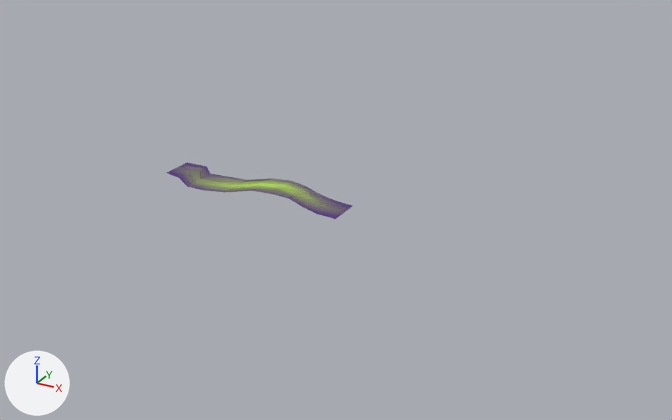
One commit to the FBX model 4_Mesh_Exports/Final_Mesh/SM_River.fbx: the scene before it, then after it.
Before and after are seen from a 50 mm camera at (236.0, -384.0, 167.0) aimed at (39.0, -27.0, -12.0). Lighting does not change. The marker at lower left points along +X, +Y and +Z. The picture after the commit comes second.

Names of what the first picture shows: 'River'.
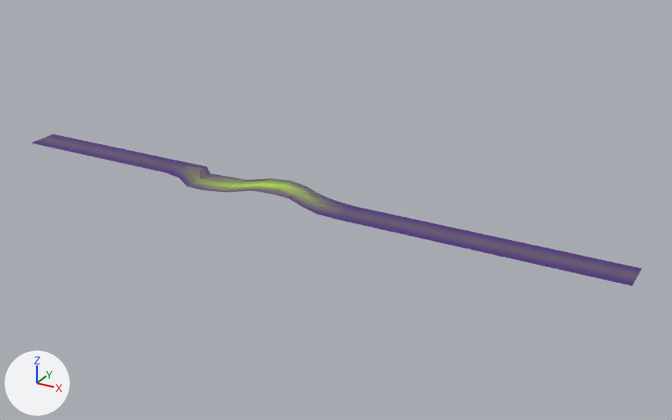
Commit message: River mesh completed

Boxes [x1, y1, x2, y2] around the edits, measured in the pictures (672 x 420 px):
```json
{"object": "River", "change": "reshaped", "before": [167, 163, 352, 219], "after": [32, 134, 642, 286], "on screen": "228% wider, 168% taller"}
{"part": 1, "of": "me_grid_002", "change": "added", "after": [32, 134, 187, 173], "on screen": "purple"}
{"part": 2, "of": "me_grid_002", "change": "added", "after": [336, 206, 642, 286], "on screen": "purple"}
```

Scene script edits in JSON lines:
```json
{"block": "me_grid_002", "where": "# used by ob_river; location = (0.0, -35.3, -7.8)"}
{"op": "remove", "block": "me_grid_002", "code": "me_grid_002.from_pydata(...)  # 341 vertices, 300 faces; spans x -51.1..51.3, y -15.1..15.8, z 2.4..3.8"}
{"op": "add", "block": "me_grid_002", "code": "me_grid_002.from_pydata(...)  # 403 vertices, 360 faces; spans x -144.5..182.5, y -15.1..15.8, z 2.4..3.8"}
{"block": "me_grid_002", "change": "me_grid_002 part 1"}
{"block": "me_grid_002", "change": "4 vertices are added at (-144.5, 4.2, 2.9), (-144.5, 4.8, 2.9), (-144.5, 5.4, 2.9), (-144.5, 5.9, 2.8)"}
{"block": "me_grid_002", "change": "27 new vertices lie (-93.4, 0.0, 0.0) away from vertices in x -51.1, y -5.5..11.5, z 2.9..3.0"}
{"block": "me_grid_002", "change": "30 new faces join them"}
{"block": "me_grid_002", "change": "me_grid_002 part 2"}
{"block": "me_grid_002", "change": "31 new vertices lie (131.2, 0.0, 0.0) away from vertices in x 51.3, y -14.1..2.9, z 2.9"}
{"block": "me_grid_002", "change": "30 new faces join them"}
```
